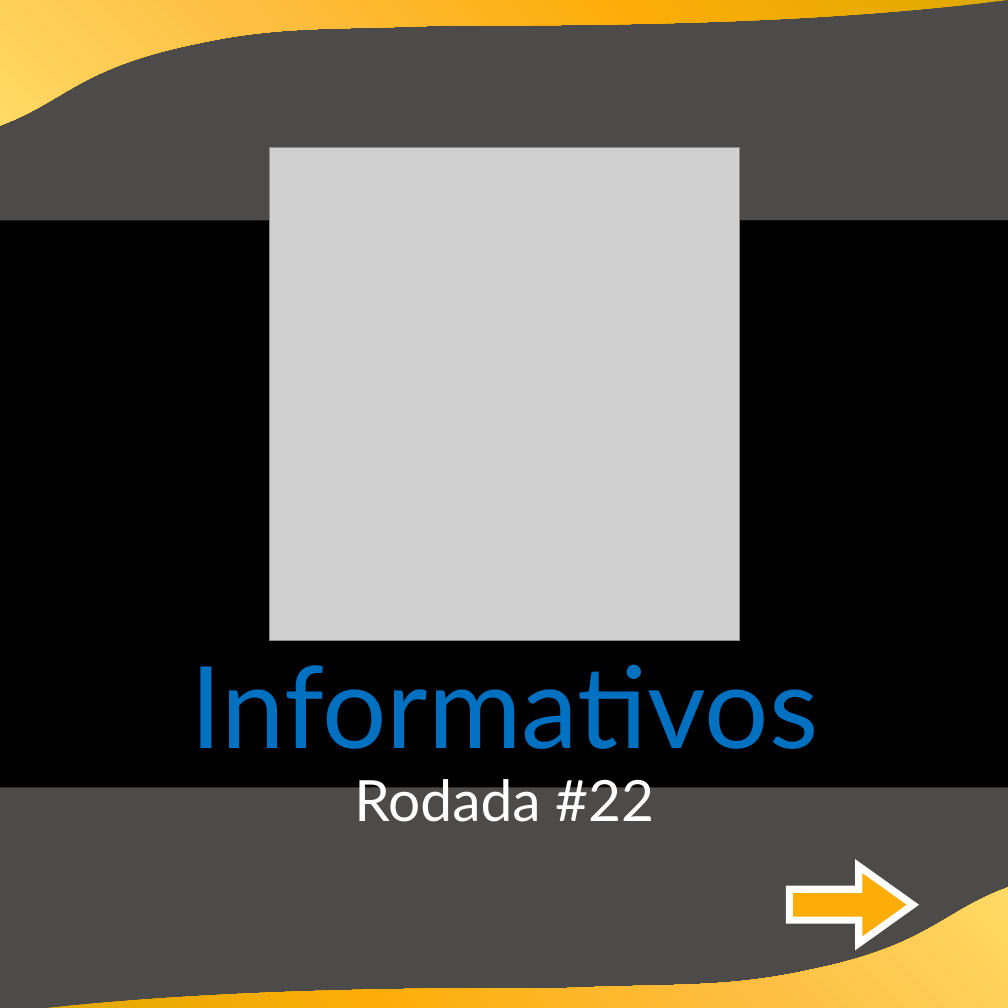
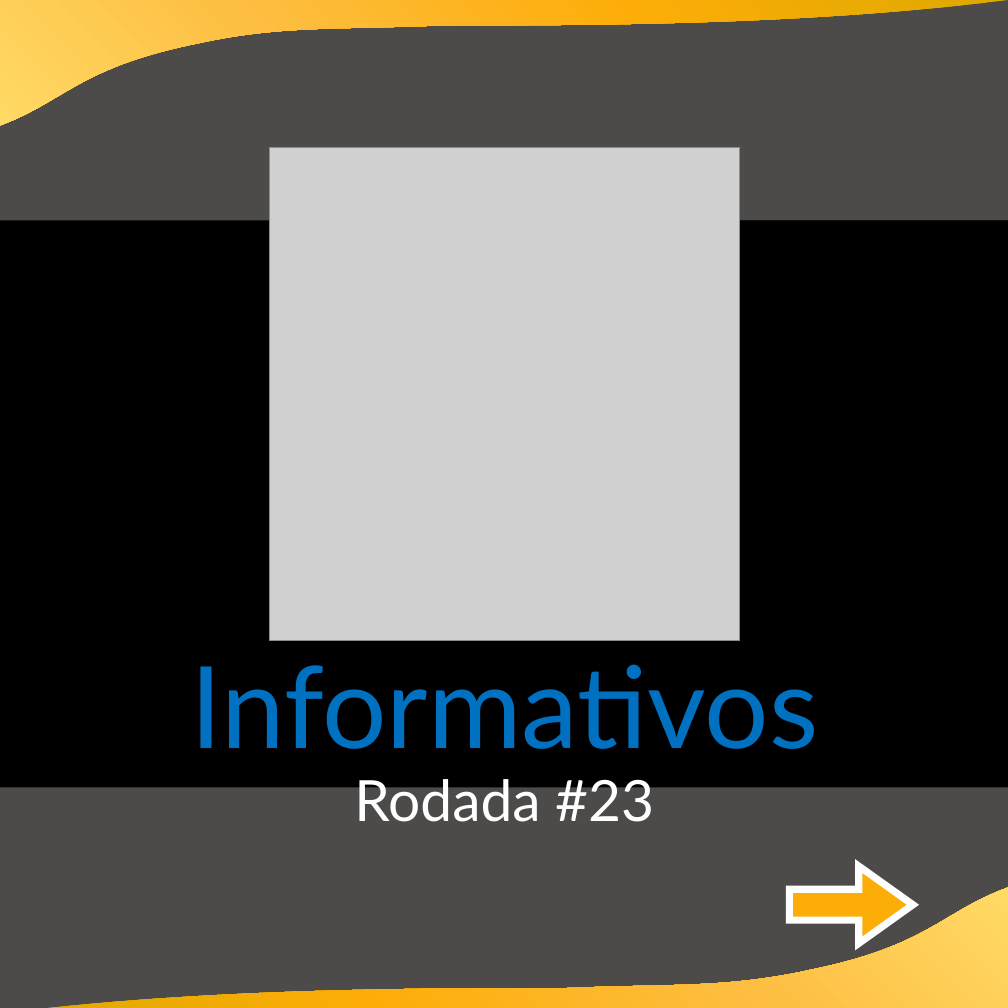
Before and after one commit to cknakayama/automacao_ligaroletarussa2021, a slide deck: slide 1 of Animacao.pptx. Drawn at 1008x1008 pixels with LibreOffice and Linux fonts; fonts in the diff are those of the drawing; grey boxes stand for pictures; background and template pictures are left out. Boxes give left, top, right and bottom in pixels: in the first picture for what was removed or moved away, otherwise in the second. Text is boxed around its words. In the diff, an @@ line names an element or a change of style, - is before the commit and + after.

Commit message:
RODADA23-2

```diff
--- a/Animacao.pptx
+++ b/Animacao.pptx
@@ text at [354,772,654,822]: text changed @@
-Rodada #22
+Rodada #23
```
Also in this commit, not shown: 3 other files.
